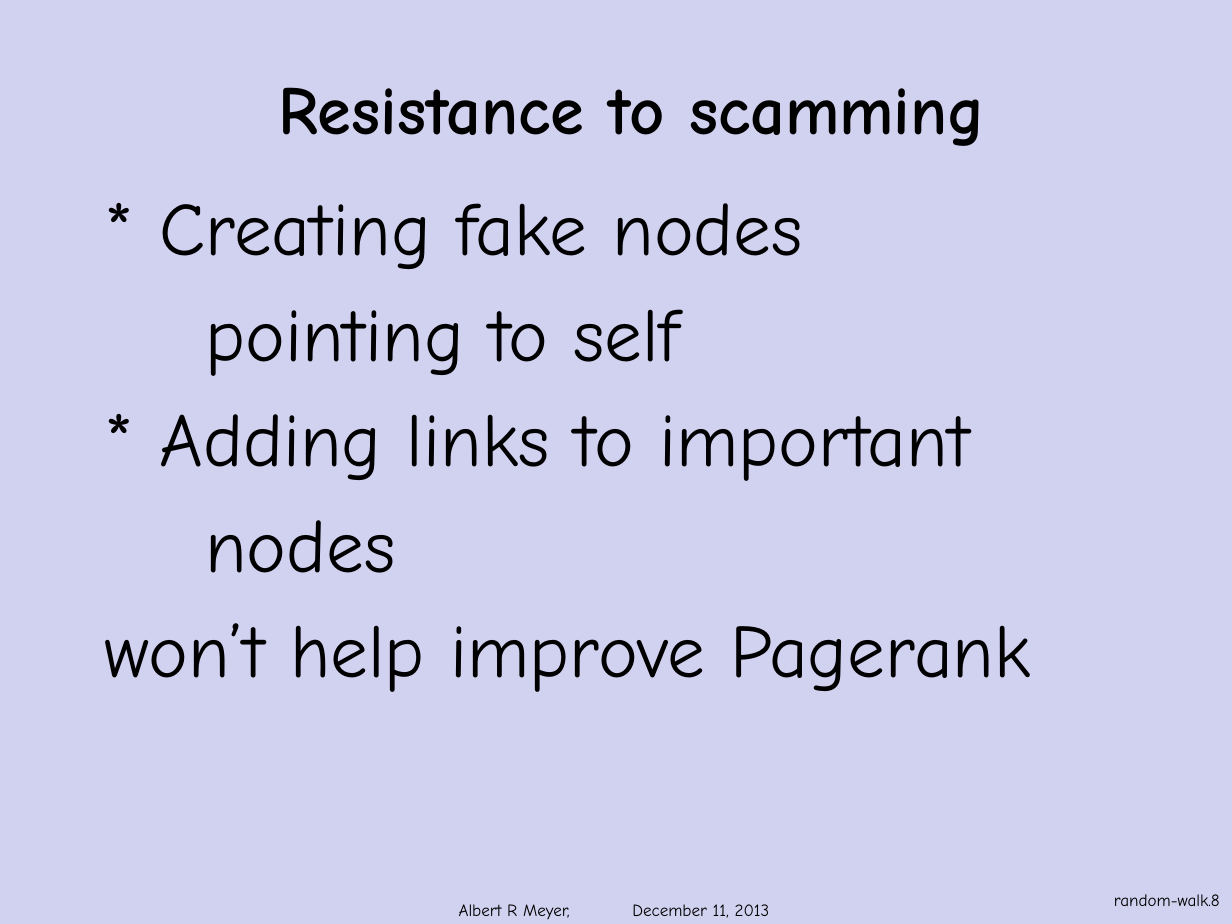
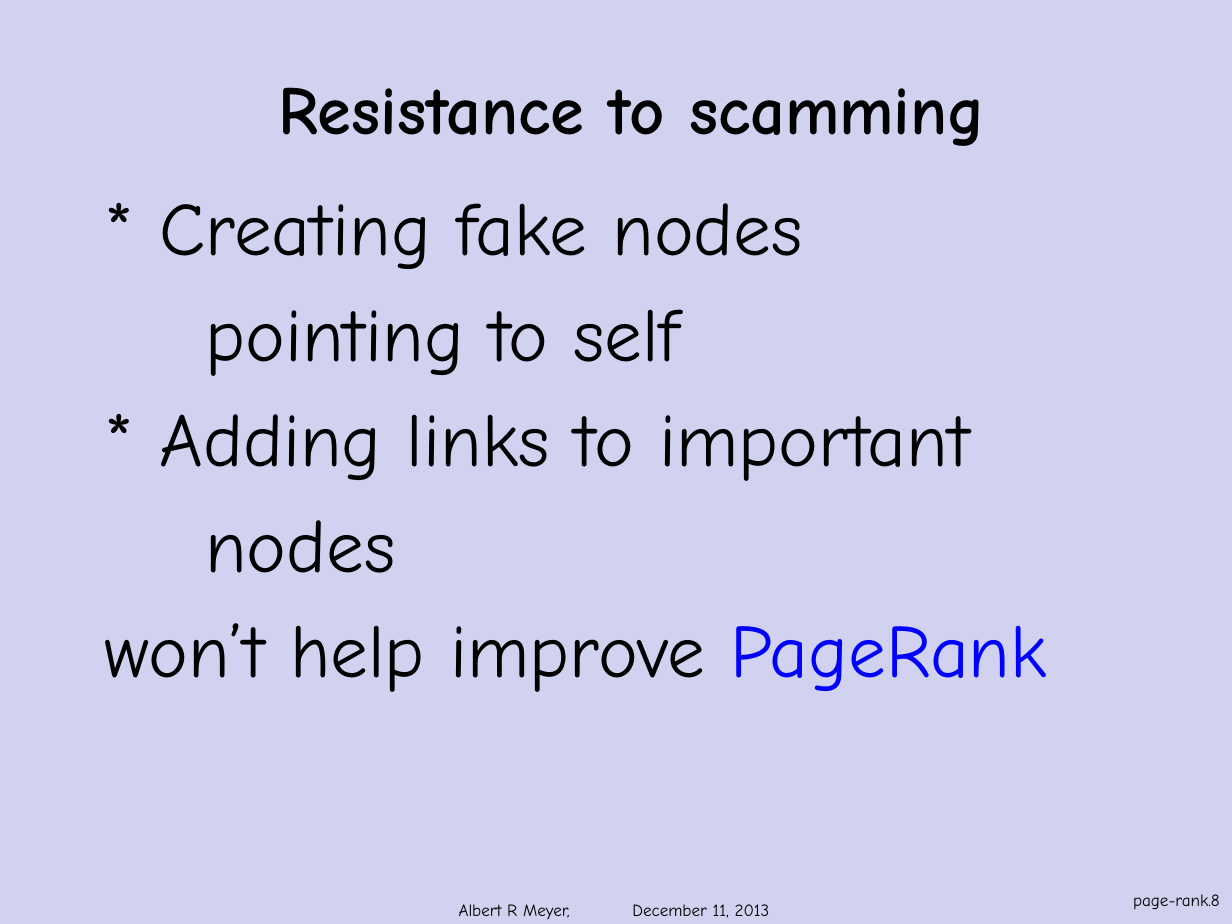
Before and after one commit to armeyer/mcs_web, a slide deck: slide 8 of fall13/slidesF13/page-rank.pptx. Drawn at 1232x924 pixels with LibreOffice and Linux fonts; fonts in the diff are those of the drawing; background and template pictures are left out. Boxes give left, top, right and bottom in pixels: in the first picture for what was removed or moved away, otherwise in the second. Text is boxed around its words. In the diff, an @@ line names an element or a change of style, - is before the commit and + after.

Commit message:
edit random-walks, stationary-distribution, page-rank.pptx

```diff
--- a/fall13/slidesF13/page-rank.pptx
+++ b/fall13/slidesF13/page-rank.pptx
@@ text at (105,623,1047,692): text changed @@
-won’t help improve Pagerank
+won’t help improve PageRank
@@ page number at (1133,894,1220,910): text changed @@
-random-walk.8
+page-rank.8
```
Also in this commit, not shown: 7 other slides changed, 2 slides added, 2 other files.
